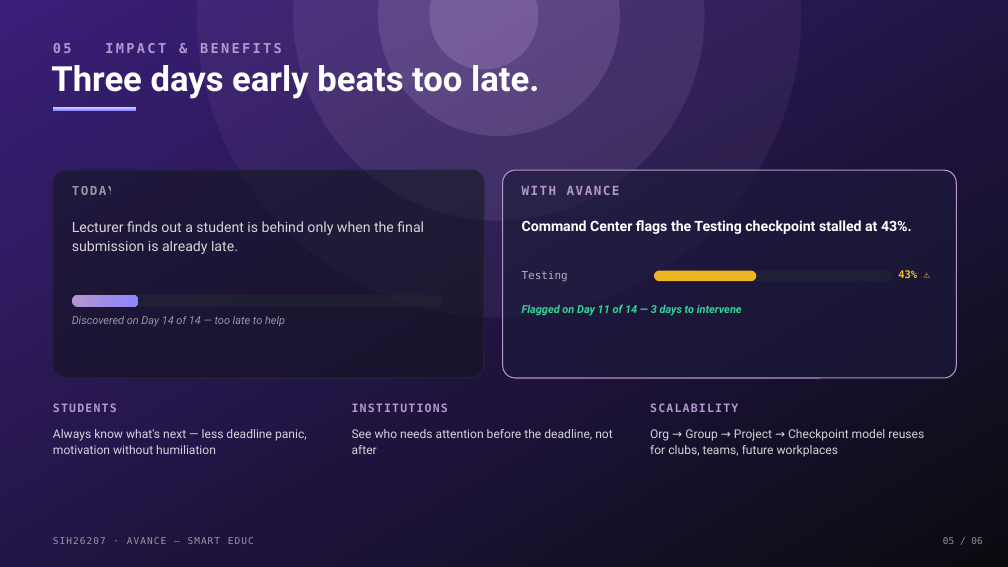
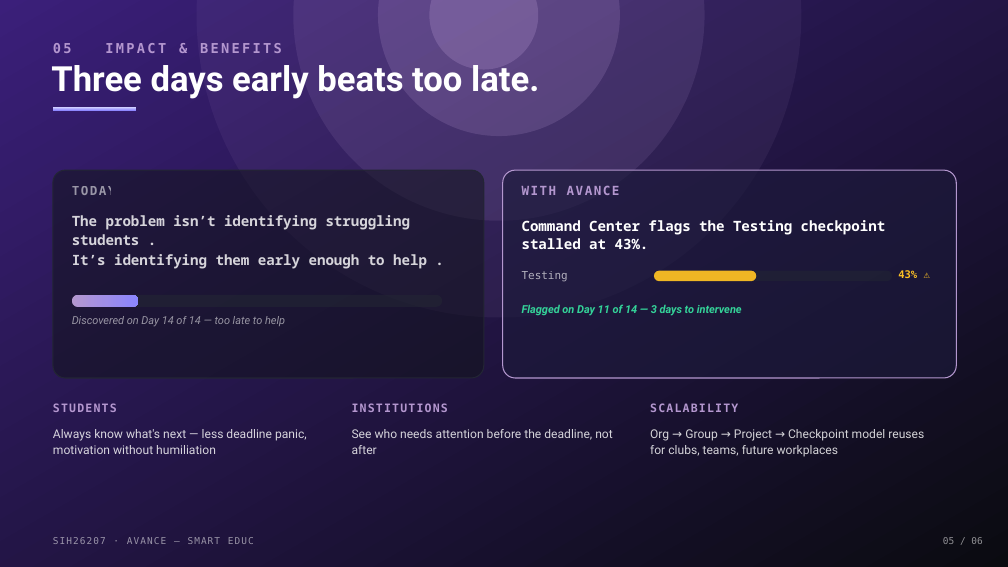
Before and after one commit to Anirudhkn1/AVANCE, a slide deck: slide 5 of sih-pitch/Avance_SIH26207_Pitch_v2.pptx. Drawn at 1008x567 pixels with LibreOffice and Linux fonts; fonts in the diff are those of the drawing. Boxes give left, top, right and bottom in pixels: in the first picture for what was removed or moved away, otherwise in the second. Text is boxed around its words. In the diff, an @@ line names an element or a change of style, - is before the commit and + after.

```diff
--- a/sih-pitch/Avance_SIH26207_Pitch_v2.pptx
+++ b/sih-pitch/Avance_SIH26207_Pitch_v2.pptx
@@ text at (x1=72, y1=215, x2=427, y2=269): text changed; font Roboto to Noto Sans Mono; bold on @@
-Lecturer finds out a student is behind only when the final submission is already late.
+The problem isn’t identifying struggling students .
+It’s identifying them early enough to help .
@@ text "Command Center flags the Testing ..." at (x1=522, y1=220, x2=886, y2=249): font Roboto to Noto Sans Mono @@
```
Also in this commit, not shown: 4 other slides changed, 15 other files.
